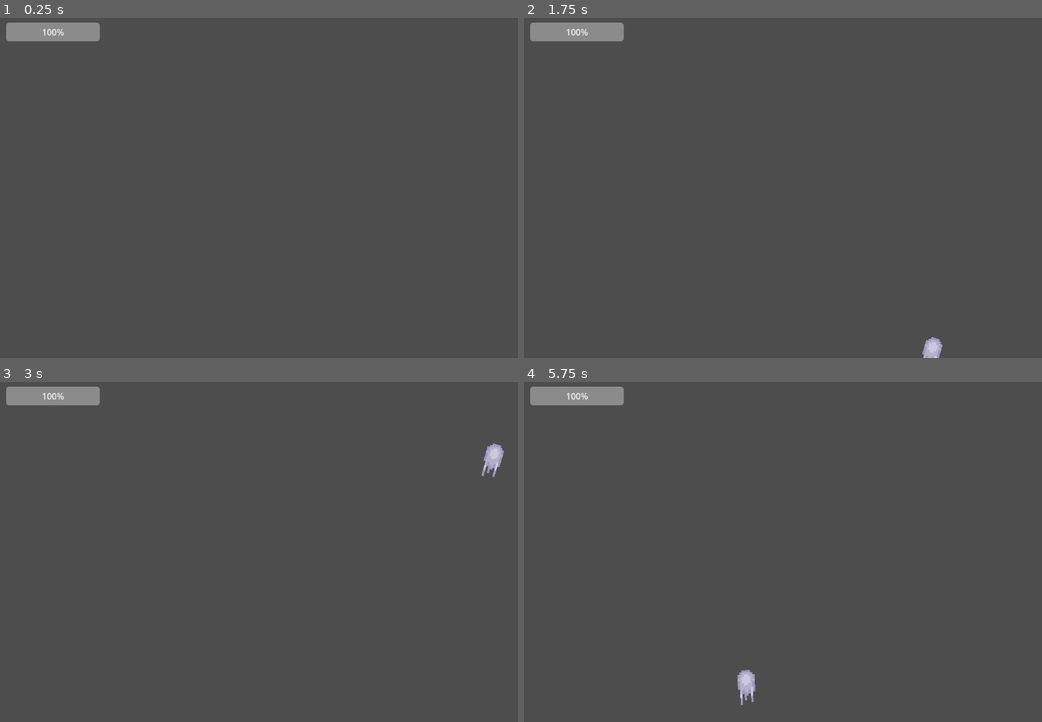
Above: before the commit, frames 1-4 (two rows, left to right).
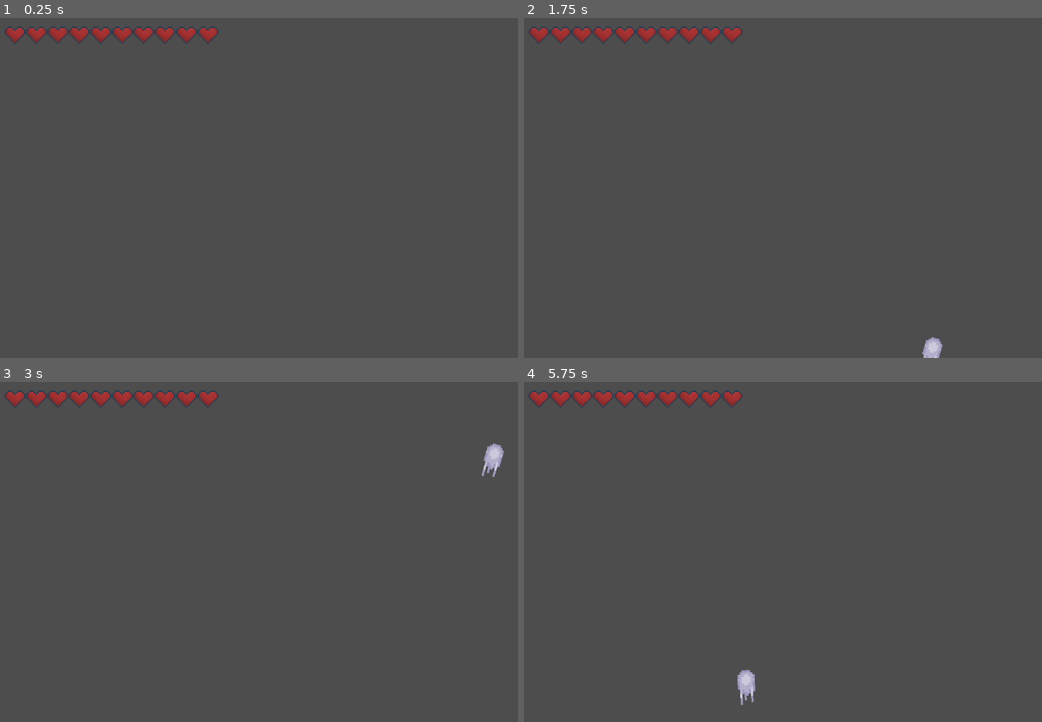
Above: after the commit, the same moments.

Repository: hugoc7/AbyssGameJam
Game: Godot game, scene res://levels/level1.tscn
Two runs of this game, one before a commit and one after it. Both use one fixed random seed, a clock stepped at 60 frames per second and the inputs below.
Inputs (mouse positions are in pixels of both pictures, inside the frame that each line leads up to):
- Up to frame 1 (0.25 s): no input
- Up to frame 2 (1.75 s): tap Enter at 0.5 s; move the mouse to (959, 167) at 0.52 s; hold Right mouse button (attack_range) 0.53-1.28 s; hold D (move_right) from 0.53 s (still down); tap W (jump) at 0.77, 1.52 s; tap Space (switch_level_color) at 1.25 s; move the mouse to (700, 201) at 1.27 s; click (700, 201) at 1.35 s
- Up to frame 3 (3 s): move the mouse to (362, 470) at 2.02 s; release D (move_right) at 2.03 s; hold A (move_left) 2.03-2.78 s; tap Space (switch_level_color) at 2.1 s; move the mouse to (269, 616) at 2.77 s; hold D (move_right) from 2.78 s (still down); right-click (269, 616) at 2.85 s
- Up to frame 4 (5.75 s): tap W (jump) at 3.02, 3.77, 4.52 s; move the mouse to (1005, 599) at 3.52 s; press the mouse at (1005, 599) at 3.53 s; tap Enter at 4.25 s; move the mouse to (637, 497) at 4.27 s; release D (move_right) at 4.28 s; release the mouse at (637, 497) at 4.28 s; hold A (move_left) 4.28-5.03 s; tap Space (switch_level_color) at 4.35, 5 s; move the mouse to (855, 548) at 5.02 s; hold D (move_right) from 5.03 s (still down); hold Right mouse button (attack_range) from 5.03 s (still down)

The runs differ from the first frame. In frame 1, 1.7% of the frame differs, in the area x 0-43%, y 1-8%; in frame 2, 1.7%; in frame 3, 1.7%; in frame 4, 1.7%.

Commit message:
heart life bar + remove y-axis bkg parallax

Diff:
--- a/hud/hud.gd
+++ b/hud/hud.gd
@@ -1,5 +1,7 @@
 extends CanvasLayer
 
+@export var heart_full : Texture2D
+@export var heart_empty : Texture2D
 
 # Called when the node enters the scene tree for the first time.
 func _ready():
@@ -11,4 +13,14 @@
 	pass
 
 func _on_player_life_changed(new_value):
-	$ProgressBar.set_value(new_value)
+	var life_nb = int(new_value/10)
+	var hearts: Array[Node] = $Panel_full.get_children()
+	for i in range(life_nb):
+		hearts[i].texture = heart_full
+	for i in range(life_nb, 10):
+		hearts[i].texture = heart_empty
+
+
+
+
+	#$ProgressBar.set_value(new_value)
--- a/hud/hud.tscn
+++ b/hud/hud.tscn
@@ -1,13 +1,119 @@
-[gd_scene load_steps=2 format=3 uid="uid://85ag7xxy5r67"]
+[gd_scene load_steps=4 format=3 uid="uid://85ag7xxy5r67"]
 
 [ext_resource type="Script" path="res://hud/hud.gd" id="1_lw3ko"]
+[ext_resource type="Texture2D" uid="uid://ba7acng4dtkd" path="res://player/Coeur.png" id="2_1c7hv"]
+[ext_resource type="Texture2D" uid="uid://lyvycsp7imro" path="res://player/Coeur_Vide.png" id="3_887xw"]
 
 [node name="HUD" type="CanvasLayer"]
 script = ExtResource("1_lw3ko")
+heart_full = ExtResource("2_1c7hv")
 
-[node name="ProgressBar" type="ProgressBar" parent="."]
-offset_left = 30.0
-offset_top = 23.0
-offset_right = 205.0
-offset_bottom = 58.0
-value = 90.0
+[node name="Panel_empty" type="Panel" parent="."]
+self_modulate = Color(1, 1, 1, 0)
+offset_right = 464.0
+offset_bottom = 88.0
+
+[node name="Coeur" type="Sprite2D" parent="Panel_empty"]
+position = Vector2(48, 48)
+scale = Vector2(3, 3)
+texture = ExtResource("3_887xw")
+
+[node name="Coeur2" type="Sprite2D" parent="Panel_empty"]
+position = Vector2(88, 48)
+scale = Vector2(3, 3)
+texture = ExtResource("3_887xw")
+
+[node name="Coeur3" type="Sprite2D" parent="Panel_empty"]
+position = Vector2(128, 48)
+scale = Vector2(3, 3)
+texture = ExtResource("3_887xw")
+
+[node name="Coeur4" type="Sprite2D" parent="Panel_empty"]
+position = Vector2(168, 48)
+scale = Vector2(3, 3)
+texture = ExtResource("3_887xw")
+
+[node name="Coeur5" type="Sprite2D" parent="Panel_empty"]
+position = Vector2(208, 48)
+scale = Vector2(3, 3)
+texture = ExtResource("3_887xw")
+
+[node name="Coeur6" type="Sprite2D" parent="Panel_empty"]
+position = Vector2(248, 48)
+scale = Vector2(3, 3)
+texture = ExtResource("3_887xw")
+
+[node name="Coeur7" type="Sprite2D" parent="Panel_empty"]
+position = Vector2(288, 48)
+scale = Vector2(3, 3)
+texture = ExtResource("3_887xw")
+
+[node name="Coeur8" type="Sprite2D" parent="Panel_empty"]
+position = Vector2(328, 48)
+scale = Vector2(3, 3)
+texture = ExtResource("3_887xw")
+
+[node name="Coeur9" type="Sprite2D" parent="Panel_empty"]
+position = Vector2(368, 48)
+scale = Vector2(3, 3)
+texture = ExtResource("3_887xw")
+
+[node name="Coeur10" type="Sprite2D" parent="Panel_empty"]
+position = Vector2(408, 48)
+scale = Vector2(3, 3)
+texture = ExtResource("3_887xw")
+
+[node name="Panel_full" type="Panel" parent="."]
+self_modulate = Color(1, 1, 1, 0)
+offset_right = 464.0
+offset_bottom = 88.0
+
+[node name="Coeur" type="Sprite2D" parent="Panel_full"]
+position = Vector2(48, 48)
+scale = Vector2(3, 3)
+texture = ExtResource("2_1c7hv")
+
+[node name="Coeur2" type="Sprite2D" parent="Panel_full"]
+position = Vector2(88, 48)
+scale = Vector2(3, 3)
+texture = ExtResource("2_1c7hv")
+
+[node name="Coeur3" type="Sprite2D" parent="Panel_full"]
+position = Vector2(128, 48)
+scale = Vector2(3, 3)
+texture = ExtResource("2_1c7hv")
+
+[node name="Coeur4" type="Sprite2D" parent="Panel_full"]
+position = Vector2(168, 48)
+scale = Vector2(3, 3)
+texture = ExtResource("2_1c7hv")
+
+[node name="Coeur5" type="Sprite2D" parent="Panel_full"]
+position = Vector2(208, 48)
+scale = Vector2(3, 3)
+texture = ExtResource("2_1c7hv")
+
+[node name="Coeur6" type="Sprite2D" parent="Panel_full"]
+position = Vector2(248, 48)
+scale = Vector2(3, 3)
+texture = ExtResource("2_1c7hv")
+
+[node name="Coeur7" type="Sprite2D" parent="Panel_full"]
+position = Vector2(288, 48)
+scale = Vector2(3, 3)
+texture = ExtResource("2_1c7hv")
+
+[node name="Coeur8" type="Sprite2D" parent="Panel_full"]
+position = Vector2(328, 48)
+scale = Vector2(3, 3)
+texture = ExtResource("2_1c7hv")
+
+[node name="Coeur9" type="Sprite2D" parent="Panel_full"]
+position = Vector2(368, 48)
+scale = Vector2(3, 3)
+texture = ExtResource("2_1c7hv")
+
+[node name="Coeur10" type="Sprite2D" parent="Panel_full"]
+position = Vector2(408, 48)
+scale = Vector2(3, 3)
+texture = ExtResource("2_1c7hv")
--- a/levels/level_Amaury_debug2.tscn
+++ b/levels/level_Amaury_debug2.tscn
@@ -32,25 +32,25 @@
 [node name="ParallaxBackground" type="ParallaxBackground" parent="."]
 
 [node name="ParallaxLayer1" type="ParallaxLayer" parent="ParallaxBackground"]
-motion_scale = Vector2(0.1, 0.1)
+motion_scale = Vector2(0.1, 1)
 
 [node name="Bkg" type="Sprite2D" parent="ParallaxBackground/ParallaxLayer1"]
 texture_repeat = 2
-position = Vector2(1472, 568)
+position = Vector2(1476, 76)
 scale = Vector2(4, 4)
 texture = ExtResource("12_pxbxq")
 region_enabled = true
-region_rect = Rect2(-620.5, -250.625, 1792, 562)
+region_rect = Rect2(-482.438, -195.623, 1919.83, 427.273)
 script = ExtResource("4_1on1x")
 black_texture = ExtResource("11_27wwu")
 white_texture = ExtResource("12_pxbxq")
 
 [node name="ParallaxLayer2" type="ParallaxLayer" parent="ParallaxBackground"]
 position = Vector2(5, 1)
-motion_scale = Vector2(0.2, 0.2)
+motion_scale = Vector2(0.2, 1)
 
 [node name="Moon" type="Sprite2D" parent="ParallaxBackground/ParallaxLayer2"]
-position = Vector2(321, 148)
+position = Vector2(187, -198)
 scale = Vector2(4, 4)
 texture = ExtResource("6_2ph0m")
 region_rect = Rect2(-620.5, -250.625, 1792, 562)
@@ -59,7 +59,7 @@
 white_texture = ExtResource("6_2ph0m")
 
 [node name="TreeVerySmall2" type="Sprite2D" parent="ParallaxBackground/ParallaxLayer2"]
-position = Vector2(741, 894)
+position = Vector2(721, 428)
 scale = Vector2(4, 4)
 texture = ExtResource("11_rv0ko")
 region_rect = Rect2(-620.5, -250.625, 1792, 562)
@@ -80,10 +80,10 @@
 
 [node name="ParallaxLayer3" type="ParallaxLayer" parent="ParallaxBackground"]
 position = Vector2(10, 2)
-motion_scale = Vector2(0.5, 0.5)
+motion_scale = Vector2(0.5, 1)
 
 [node name="TreeSmall" type="Sprite2D" parent="ParallaxBackground/ParallaxLayer3"]
-position = Vector2(878, 711)
+position = Vector2(904, 426)
 scale = Vector2(4, 4)
 texture = ExtResource("13_t8jdp")
 region_rect = Rect2(-620.5, -250.625, 1792, 562)
@@ -93,7 +93,7 @@
 
 [node name="Grass" type="Sprite2D" parent="ParallaxBackground/ParallaxLayer3"]
 texture_repeat = 2
-position = Vector2(761, 917)
+position = Vector2(694, 1316)
 scale = Vector2(2, 2)
 texture = ExtResource("10_rbsba")
 region_enabled = true
@@ -104,10 +104,10 @@
 
 [node name="ParallaxLayer4" type="ParallaxLayer" parent="ParallaxBackground"]
 position = Vector2(20, 4)
-motion_scale = Vector2(0.8, 0.8)
+motion_scale = Vector2(0.8, 1)
 
 [node name="TreeMedium" type="Sprite2D" parent="ParallaxBackground/ParallaxLayer4"]
-position = Vector2(1141, 544)
+position = Vector2(1113, 426)
 scale = Vector2(4, 4)
 texture = ExtResource("10_bsepb")
 region_rect = Rect2(-620.5, -250.625, 1792, 562)
@@ -117,7 +117,7 @@
 
 [node name="Grass" type="Sprite2D" parent="ParallaxBackground/ParallaxLayer4"]
 texture_repeat = 2
-position = Vector2(898, 750)
+position = Vector2(851, 1172)
 scale = Vector2(2, 2)
 texture = ExtResource("10_rbsba")
 region_enabled = true
@@ -141,7 +141,7 @@
 [node name="Enemy" type="Node" parent="."]
 
 [node name="EnemyContactW" parent="Enemy" node_paths=PackedStringArray("player") instance=ExtResource("7_w0fgk")]
-position = Vector2(2346, 892)
+position = Vector2(1262, 1485)
 player = NodePath("../../Player")
 
 [node name="EnemyContactB" parent="Enemy" node_paths=PackedStringArray("player") instance=ExtResource("7_w0fgk")]
@@ -150,15 +150,13 @@
 player = NodePath("../../Player")
 
 [node name="EnemyBatW" parent="Enemy" node_paths=PackedStringArray("player") instance=ExtResource("8_anlvf")]
-position = Vector2(1856, 1138)
+position = Vector2(3323, 1428)
 player = NodePath("../../Player")
 
 [node name="EnemyBatB" parent="Enemy" node_paths=PackedStringArray("player") instance=ExtResource("8_anlvf")]
-position = Vector2(2290, 1236)
+position = Vector2(3007, 1406)
 color = 1
 player = NodePath("../../Player")
-
-[node name="HUD" parent="." instance=ExtResource("8_kfuhu")]
 
 [node name="Camera" type="Camera2D" parent="." node_paths=PackedStringArray("target")]
 position = Vector2(5, 236)
@@ -166,6 +164,8 @@
 zoom = Vector2(0.5, 0.5)
 script = ExtResource("9_d3iuq")
 target = NodePath("../Player")
+
+[node name="HUD" parent="." instance=ExtResource("8_kfuhu")]
 
 [node name="Ground" type="StaticBody2D" parent="."]
 position = Vector2(797, 565)
@@ -179,7 +179,7 @@
 
 [node name="Grass" type="Sprite2D" parent="Ground"]
 texture_repeat = 2
-position = Vector2(160, 67)
+position = Vector2(158.011, 64.4552)
 scale = Vector2(2, 2)
 texture = ExtResource("10_rbsba")
 region_enabled = true
